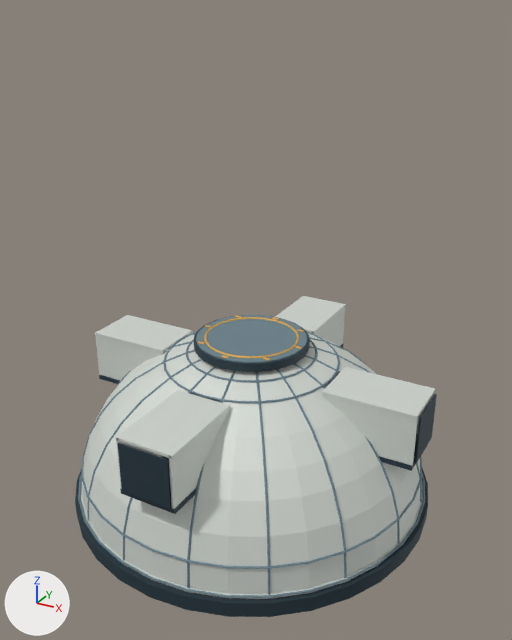
Renders of the glTF model assets/dome-colony/fabrication_d0_lod1.glb from each side of a commit.
Before and after are seen from a camera (50 mm lens) standing at (24.4, -43.6, 37.1) and looking at (0.8, -0.7, 15.6). Lighting does not change. The marker at lower left points along +X, +Y and +Z. The older version comes first. Where no turn or scale is listed for an object, it has been applied to the vertices. Vertices at exactly the same position are counted once.

Before the edit, the objects in view are built like this:
```python
me_mesh_0 = bpy.data.meshes.new('Mesh_0')
me_mesh_0.from_pydata(...)  # 2721 vertices, 4840 faces; spans x -14.6..14.6, y -14.6..14.6, z 0.0..13.9
me_mesh_0.materials.append(mat_colony_palette)
me_mesh_2 = bpy.data.meshes.new('Mesh_2')
me_mesh_2.from_pydata(...)  # a box spanning x 14.09..14.21, y -1.9..1.9, z 7.95..11.65
me_mesh_2.materials.append(mat_colony_palette)
me_mesh_4 = bpy.data.meshes.new('Mesh_4')
me_mesh_4.from_pydata(...)  # a box spanning x -1.9..1.9, y -14.21..-14.09, z 7.95..11.65
me_mesh_4.materials.append(mat_colony_palette)
ob_body = bpy.data.objects.new('BODY', me_mesh_0)
ob_body.location = (0.0, 0.0, 0.0)
ob_port_cap_e = bpy.data.objects.new('PORT_CAP_E', me_mesh_2)
ob_port_cap_e.location = (0.0, 0.0, 0.0)
ob_port_cap_n = bpy.data.objects.new('PORT_CAP_N', me_mesh_4)
ob_port_cap_n.location = (0.0, 0.0, 0.0)
# also in view: 'SHELL' at (0.0, 0.0, 7.3)
```
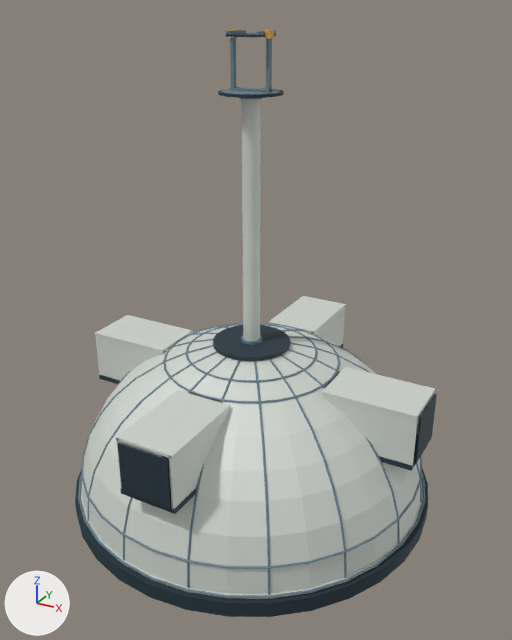
The change, as a diff of the scene's bpy script:
```diff
--- a/assets/dome-colony/fabrication_d0_lod1.glb.py
+++ b/assets/dome-colony/fabrication_d0_lod1.glb.py
@@ me_mesh_0 @@
 # used by ob_body; location = (0.0, 0.0, 0.0)
-me_mesh_0.from_pydata(...)  # 2721 vertices, 4840 faces; spans x -14.6..14.6, y -14.6..14.6, z 0.0..13.9
+me_mesh_0.from_pydata(...)  # 2855 vertices, 5096 faces; spans x -14.6..14.6, y -14.6..14.6, z 0.0..32.0
+# me_mesh_0 part 1: a new loose piece, a 32-sided cylinder along z spanning x -3.0..3.0, y -3.0..3.0, z 13.2..13.5, in mat_colony_palette
+# me_mesh_0 part 2: a new loose piece of 196 vertices spanning x -2.2..2.2, y -2.2..2.2, z 31.6..32.0, in mat_colony_palette
+# me_mesh_0 part 3: 8 loose pieces with 64 vertices, spanning x -4.2..4.2, y -4.1..4.1, z 13.8, are deleted
+# me_mesh_0 part 4: 258 vertices removed from x -4.5..4.5, y -4.5..4.5, z 13.1..13.9; 130 vertices added at x -0.8..0.8, y -0.8..0.8, z 13.4..31.9
+# other edits to the shape of me_mesh_0 do not show in these pictures
 me_mesh_0.materials.append(mat_colony_palette)
@@ me_mesh_1_1 @@
+me_mesh_1_1.from_pydata(...)  # a box spanning x -1.46..-1.24, y -0.19..0.19, z 0.0..3.6; a box spanning x -1.53..-1.17, y -0.3..0.3, z 3.35..3.85; a box spanning x 1.24..1.46, y -0.19..0.19, z 0.0..3.6; a box spanning x 1.17..1.53, y -0.3..0.3, z 3.35..3.85; a box spanning x -1.46..1.46, y -0.35..0.35, z 0.01..0.19
+me_mesh_1_1.materials.append(mat_colony_palette)
@@ me_mesh_0_1 @@
+me_mesh_0_1.from_pydata(...)  # a box spanning x -1.2..1.2, y -1.2..1.2, z -0.17..-0.03; a box spanning x -1.2..-1.04, y -1.2..1.2, z -0.07..0.17; a box spanning x 1.04..1.2, y -1.2..1.2, z -0.07..0.17
+me_mesh_0_1.materials.append(mat_colony_palette)
@@ ob_fork @@
+ob_fork = bpy.data.objects.new('FORK', me_mesh_1_1)
+ob_fork.location = (0.0, 0.0, 32.0)
@@ ob_cradle @@
+ob_cradle = bpy.data.objects.new('CRADLE', me_mesh_0_1)
+ob_cradle.location = (0.0, 0.0, 35.6)
```

Location of each change, (x1, y1, x2, y2) in pixels of the pictures (512 x 640 px; the box of a moved part takes in the faces that stretch with it):
'BODY', reshaped (65% taller)
    before: (75, 296, 435, 617)
    after: (75, 88, 435, 617)
'FORK', added (blue)
    after: (228, 29, 274, 93)
'CRADLE', added
    after: (226, 30, 276, 37)
part 1 of me_mesh_0, added (blue)
    after: (213, 325, 290, 361)
part 2 of me_mesh_0, added (blue)
    after: (218, 88, 284, 99)
part 3 of me_mesh_0, deleted
    before: (197, 316, 304, 360)
part 4 of me_mesh_0, moved or reshaped
    before: (193, 315, 310, 372)
    after: (241, 99, 262, 345)
